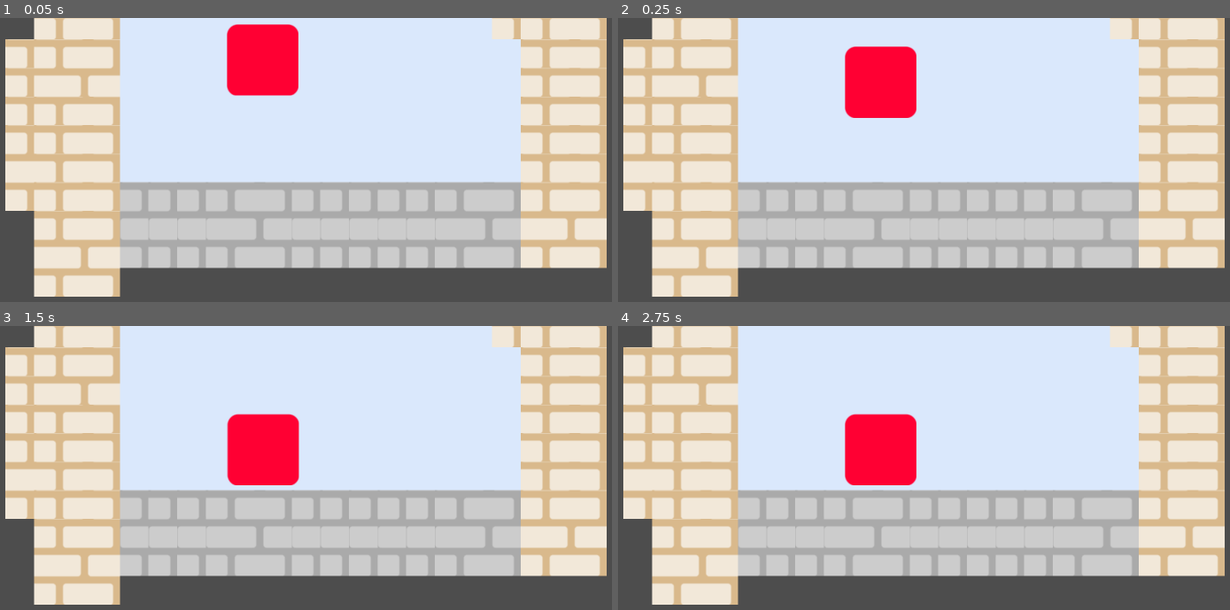
Above: before the commit, frames 1-4 (two rows, left to right).
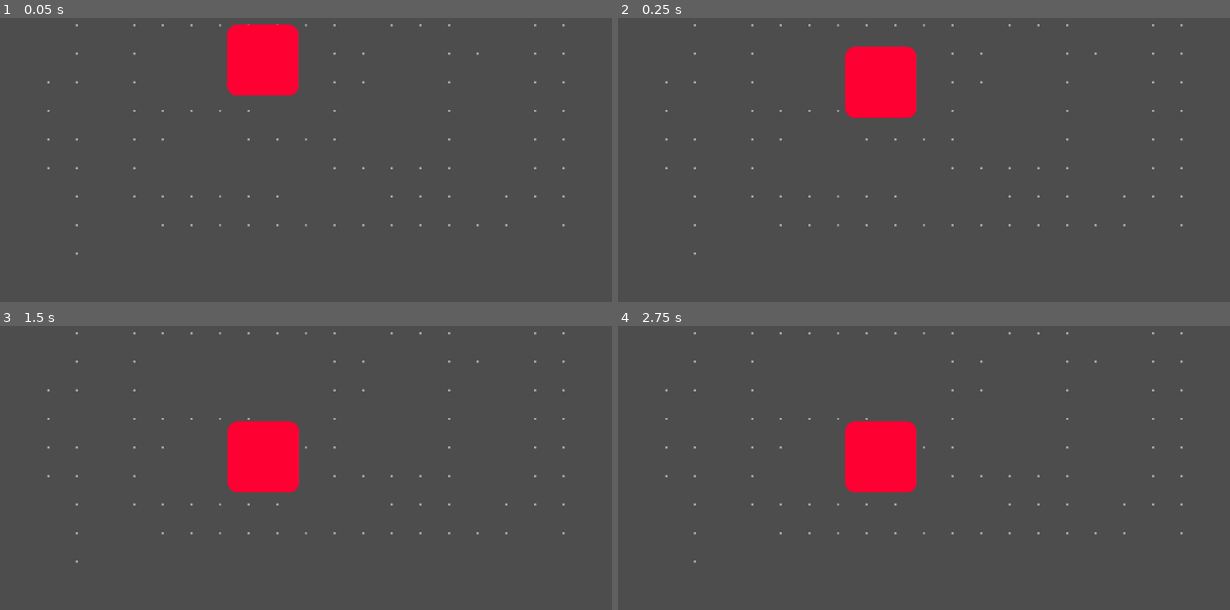
Above: after the commit, the same moments.

Repository: Zbeyer/Game-Jam-Test
Game: Godot game, scene res://scenes/SampleLevel.tscn
The game is run twice, just before and just after one commit, with the same random seed, the same clock (stepped at 60 frames per second) and the same inputs.
Inputs:
- Up to frame 1 (0.05 s): no input
- Up to frame 2 (0.25 s): no input
- Up to frame 3 (1.5 s): hold D (move_right) 0.53-1.28 s; tap Enter at 1.25 s; hold S (move_back) from 1.28 s (still down)
- Up to frame 4 (2.75 s): tap Space at 2 s; release S (move_back) at 2.03 s; hold D (move_right) from 2.03 s (still down)

The runs differ from the first frame. In frame 1, 84% of the frame differs, in the area x 0-100%, y 0-99%; in frame 2, 84%; in frame 3, 84%; in frame 4, 84%.

Commit message:
added enemy scan based movement

Diff:
--- a/scenes/Enemy.tscn
+++ b/scenes/Enemy.tscn
@@ -31,7 +31,7 @@
 sprite_frames = SubResource("SpriteFrames_pwiah")
 
 [node name="CollisionShape2D" type="CollisionShape2D" parent="."]
-scale = Vector2(1.1, 1.08675)
+scale = Vector2(0.9, 0.9)
 shape = SubResource("CircleShape2D_3fxls")
 
 [node name="Hurtzone" parent="." instance=ExtResource("2_2lllf")]
@@ -41,10 +41,12 @@
 shape = SubResource("RectangleShape2D_h4i0j")
 debug_color = Color(0.805763, 0.00234607, 0.995066, 0.42)
 
+[node name="RayCastDownLeft" type="RayCast2D" parent="."]
+position = Vector2(-50, 0)
+
 [node name="RayCastDownRight" type="RayCast2D" parent="."]
+position = Vector2(50, 0)
 
-[node name="RayCastDownLeft" type="RayCast2D" parent="."]
+[node name="RayCastRight" type="RayCast2D" parent="."]
 
 [node name="RayCastLeft" type="RayCast2D" parent="."]
-
-[node name="RayCastRight" type="RayCast2D" parent="."]
--- a/scenes/SampleLevel.tscn
+++ b/scenes/SampleLevel.tscn
@@ -5,7 +5,7 @@
 
 [sub_resource type="TileSetAtlasSource" id="TileSetAtlasSource_q4uel"]
 texture = ExtResource("1_sa4ty")
-texture_region_size = Vector2i(40, 40)
+texture_region_size = Vector2i(1, 1)
 1:1/size_in_atlas = Vector2i(3, 3)
 1:1/0 = 0
 1:1/0/physics_layer_0/linear_velocity = Vector2(0, 0)
